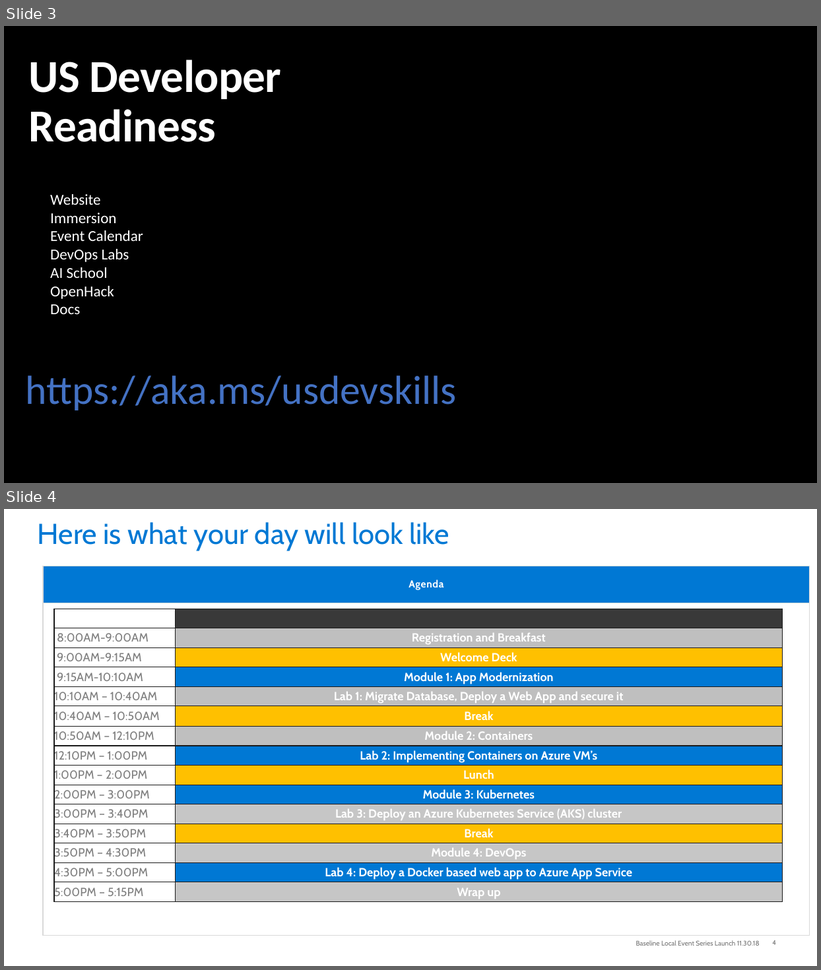
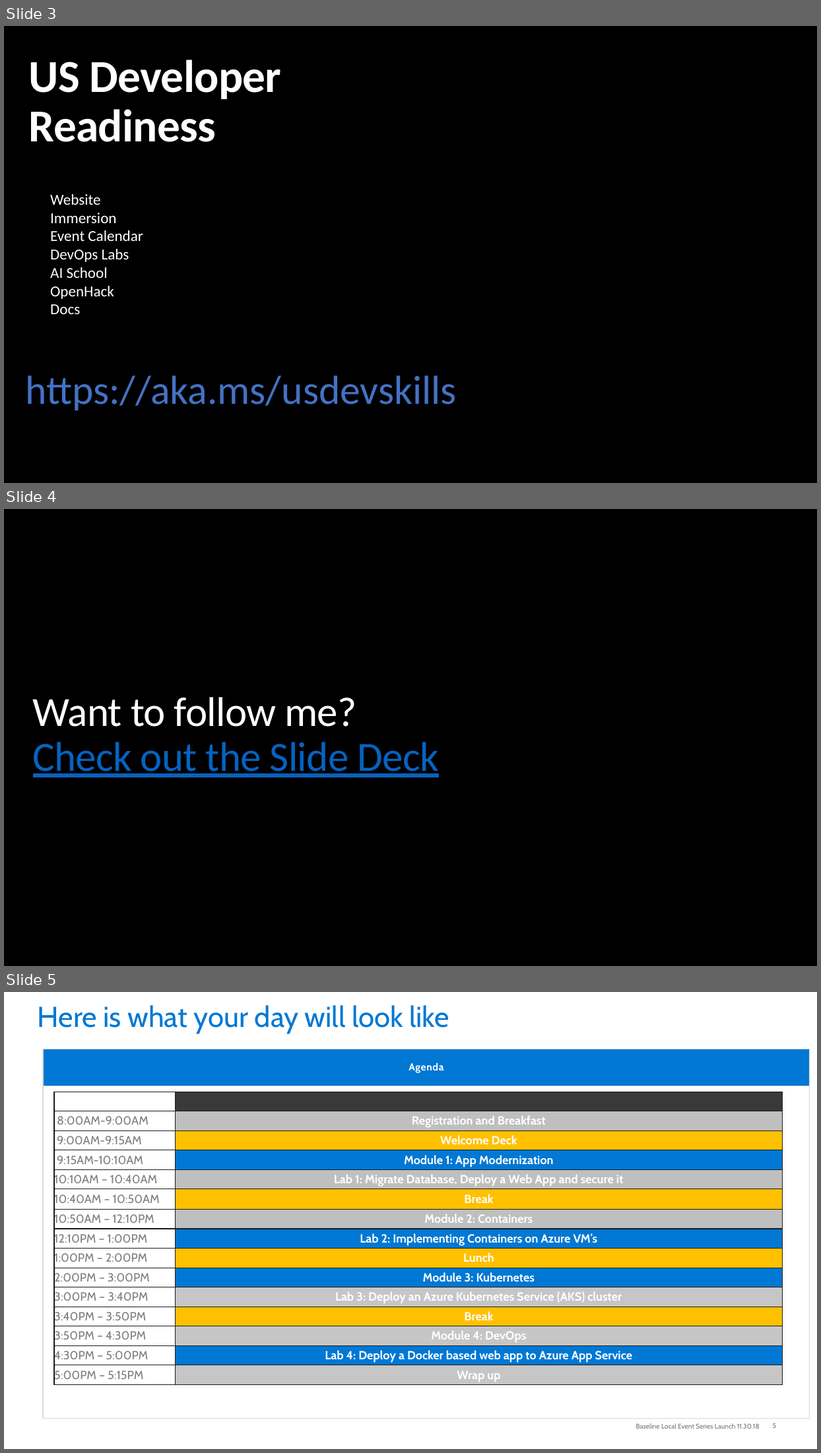
Before and after one commit to MSTecs/Azure-Developer-Camp, a slide deck: Welcome Deck.pptx. Shown one above the other, each under a label of ours: slides 3 and 4 before the commit, slides 3, 4 and 5 after it. The pictures are 821x970 and 821x1453 pixels, drawn with LibreOffice and Linux fonts; fonts in the diff are those of the drawing; background and template pictures are left out. Boxes give left, top, right and bottom in pixels: in the first picture for what was removed or moved away, otherwise in the second. Text is boxed around its words. In the diff, an @@ line names an element or a change of style, - is before the commit and + after.

```diff
--- a/Welcome Deck.pptx
+++ b/Welcome Deck.pptx
@@ slide 4 added at (x1=4, y1=509, x2=817, y2=966), background #000000 @@
@@ title added at (x1=33, y1=697, x2=438, y2=778), 49 pt, text #0563C1, underline @@
+Want to follow me?
+Check out the Slide Deck
@@ what was slide 4 is now slide 5 @@
@@ page number at (x1=773, y1=1424, x2=777, y2=1428): text changed @@
-4
+5
```
